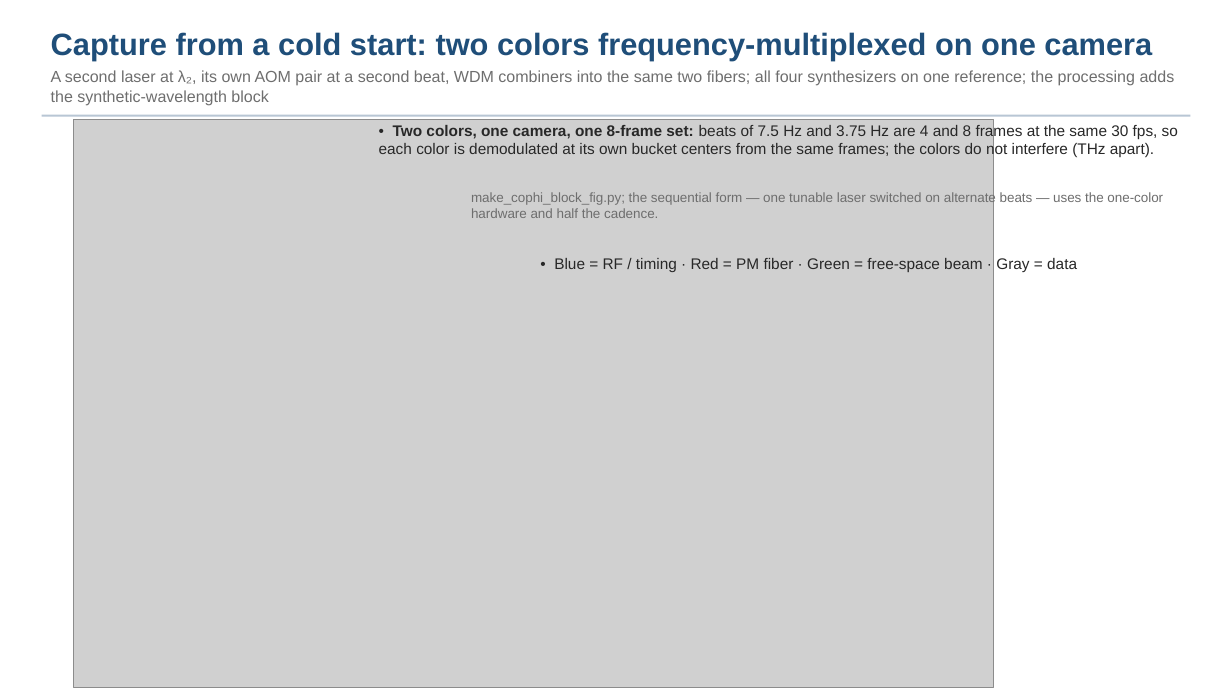
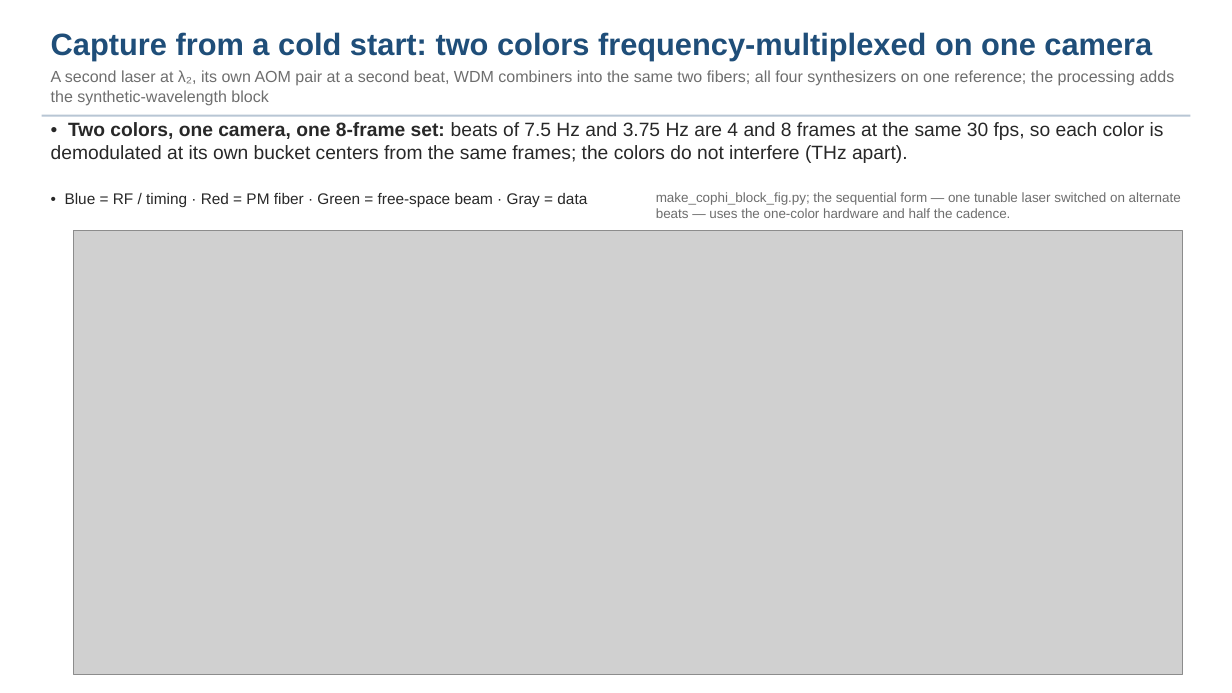
Before and after one commit to nasa-jpl/macos, a slide deck: slide 16 of demo_session/deck_cophi.pptx. Drawn at 1232x693 pixels with LibreOffice and Linux fonts; fonts in the diff are those of the drawing; grey boxes stand for pictures. Boxes give left, top, right and bottom in pixels: in the first picture for what was removed or moved away, otherwise in the second. Text is boxed around its words. In the diff, an @@ line names an element or a change of style, - is before the commit and + after.

```diff
--- a/demo_session/deck_cophi.pptx
+++ b/demo_session/deck_cophi.pptx
@@ text "• Two colors, one camera, ...": place and size @@
-text "• Two colors, one camera, ..." at [379,123,1178,158]
+text "• Two colors, one camera, ..." at [51,122,1164,163]
@@ text "• Two colors, one camera, ..." at [51,122,1164,163]: size 12 to 15 pt @@
@@ text "• Blue = RF / ...": place and size @@
-text "• Blue = RF / ..." at [554,258,1077,272]
+text "• Blue = RF / ..." at [65,193,587,208]
@@ text "make_cophi_block_fig.py; the sequential form — ..." rewrapped from [471,192,1163,218] to [656,192,1181,218] @@
@@ picture: place and size @@
-picture at [74,119,994,688]
+picture at [74,231,1183,675]
```
Also in this commit, not shown: 3 other slides changed, 15 other files.
